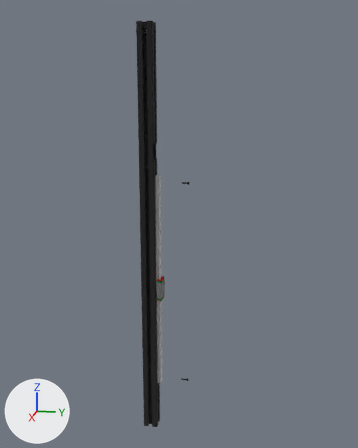
The glTF model Graphics/2_2_3.glb: old version first, new version second.
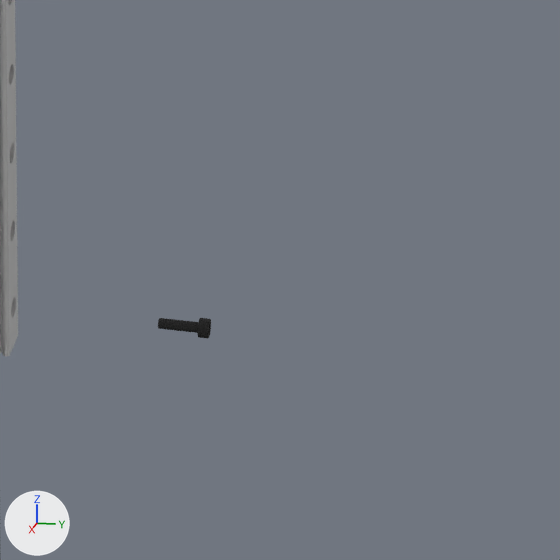
The first picture shows the older version from a 50 mm lens placed at (0.94, 0.249, 0.693), pointed at (-0.009, 0.06, 0.456). The close-ups show the older and then the newer version on the part from 45% to 66% of the width and 75% to 92% of the height of that picture. Only the edits that show in the close-ups are written down. Arrows for +X, +Y and +Z are at lower left; the lights stay in place. Where no turn or scale is listed for an object, it has been applied to the vertices.

The first close-up shows 'DIN 912 M3 12 mm v2', 'MGNR12R450HM_FILE_2 v1'.
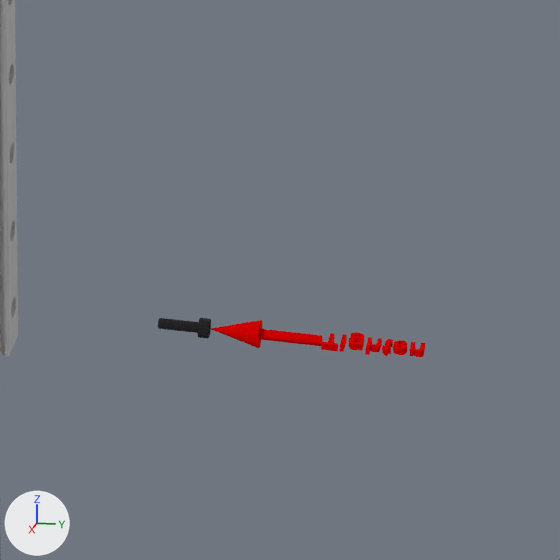
Location of each change, (x1, y1, x2, y2) in pixels of the close-ups (560 x 560 px):
'1_0_Arrow_red-Assemble v4', added (red): after (210, 320, 322, 348)
'1_0_Arrow_red-Assemble v006', added: after (349, 332, 364, 351)
'1_0_Arrow_red-Assemble v007', added: after (365, 337, 382, 355)
'1_0_Arrow_red-Assemble v008', added: after (393, 340, 408, 355)
'1_0_Arrow_red-Assemble v012', added: after (321, 333, 338, 351)
'1_0_Arrow_red-Assemble v010', added: after (409, 342, 425, 357)
'1_0_Arrow_red-Assemble v009', added: after (382, 339, 393, 356)
'1_0_Arrow_red-Assemble v011', added: after (341, 334, 347, 349)

Diff of the bpy script that builds the scene:
```diff
--- a/Graphics/2_2_3.glb.py
+++ b/Graphics/2_2_3.glb.py
@@ ob_1_0_arrow_red_assemble_v012 @@
+ob_1_0_arrow_red_assemble_v012 = bpy.data.objects.new('1_0_Arrow_red-Assemble v012', me_1_0_arrow_red_assemble_v012)  # 16 vertices, 28 faces; spans x -0.003..0.003, y 0.00032..0.00509, z -0.001..0.001; in mat_mat_9 (red #f00606)
+ob_1_0_arrow_red_assemble_v012.location = (-0.0002, 0.1145, 0.1155)
@@ ob_1_0_arrow_red_assemble_v011 @@
+ob_1_0_arrow_red_assemble_v011 = bpy.data.objects.new('1_0_Arrow_red-Assemble v011', me_1_0_arrow_red_assemble_v011)  # a box spanning x -0.003..0.00135, y 0.00571..0.00686, z -0.001..0.001; in mat_mat_9 (red #f00606)
+ob_1_0_arrow_red_assemble_v011.location = (-0.0002, 0.1145, 0.1155)
@@ ob_1_0_arrow_red_assemble_v010 @@
+ob_1_0_arrow_red_assemble_v010 = bpy.data.objects.new('1_0_Arrow_red-Assemble v010', me_1_0_arrow_red_assemble_v010)  # 82 vertices, 160 faces; spans x -0.003..0.00144, y 0.02572..0.02968, z -0.001..0.001; in mat_mat_9 (red #f00606)
+ob_1_0_arrow_red_assemble_v010.location = (-0.0002, 0.1145, 0.1155)
@@ ob_1_0_arrow_red_assemble_v009 @@
+ob_1_0_arrow_red_assemble_v009 = bpy.data.objects.new('1_0_Arrow_red-Assemble v009', me_1_0_arrow_red_assemble_v009)  # 72 vertices, 140 faces; spans x -0.0031..0.00288, y 0.0178..0.02036, z -0.001..0.001; in mat_mat_9 (red #f00606)
+ob_1_0_arrow_red_assemble_v009.location = (-0.0002, 0.1145, 0.1155)
@@ ob_1_0_arrow_red_assemble_v008 @@
+ob_1_0_arrow_red_assemble_v008 = bpy.data.objects.new('1_0_Arrow_red-Assemble v008', me_1_0_arrow_red_assemble_v008)  # 144 vertices, 288 faces; spans x -0.0031..0.00144, y 0.02073..0.02479, z -0.001..0.001; in mat_mat_9 (red #f00606)
+ob_1_0_arrow_red_assemble_v008.location = (-0.0002, 0.1145, 0.1155)
@@ ob_1_0_arrow_red_assemble_v007 @@
+ob_1_0_arrow_red_assemble_v007 = bpy.data.objects.new('1_0_Arrow_red-Assemble v007', me_1_0_arrow_red_assemble_v007)  # 80 vertices, 156 faces; spans x -0.003..0.003, y 0.01315..0.01711, z -0.001..0.001; in mat_mat_9 (red #f00606)
+ob_1_0_arrow_red_assemble_v007.location = (-0.0002, 0.1145, 0.1155)
@@ ob_1_0_arrow_red_assemble_v006 @@
+ob_1_0_arrow_red_assemble_v006 = bpy.data.objects.new('1_0_Arrow_red-Assemble v006', me_1_0_arrow_red_assemble_v006)  # 214 vertices, 428 faces; spans x -0.00476..0.00144, y 0.00778..0.01202, z -0.001..0.001; in mat_mat_9 (red #f00606)
+ob_1_0_arrow_red_assemble_v006.location = (-0.0002, 0.1145, 0.1155)
@@ ob_1_0_arrow_red_assemble_v4 @@
+ob_1_0_arrow_red_assemble_v4 = bpy.data.objects.new('1_0_Arrow_red-Assemble v4', me_1_0_arrow_red_assemble_v4)  # 159 vertices, 314 faces; spans x -0.004..0.004, y -0.033..0.0, z -0.004..0.004; in mat_mat_9 (red #f00606)
+ob_1_0_arrow_red_assemble_v4.location = (-0.0002, 0.1145, 0.1155)
```
